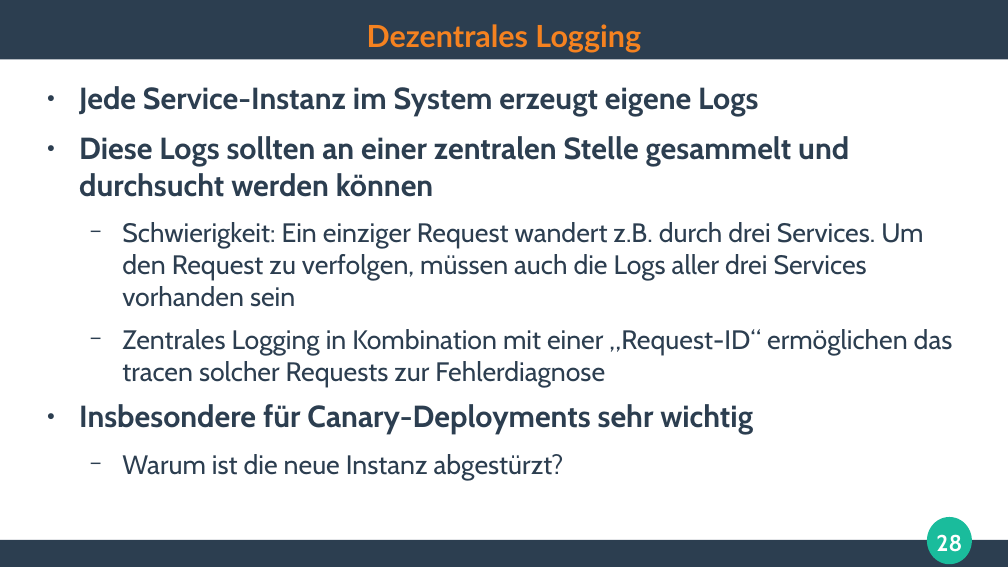
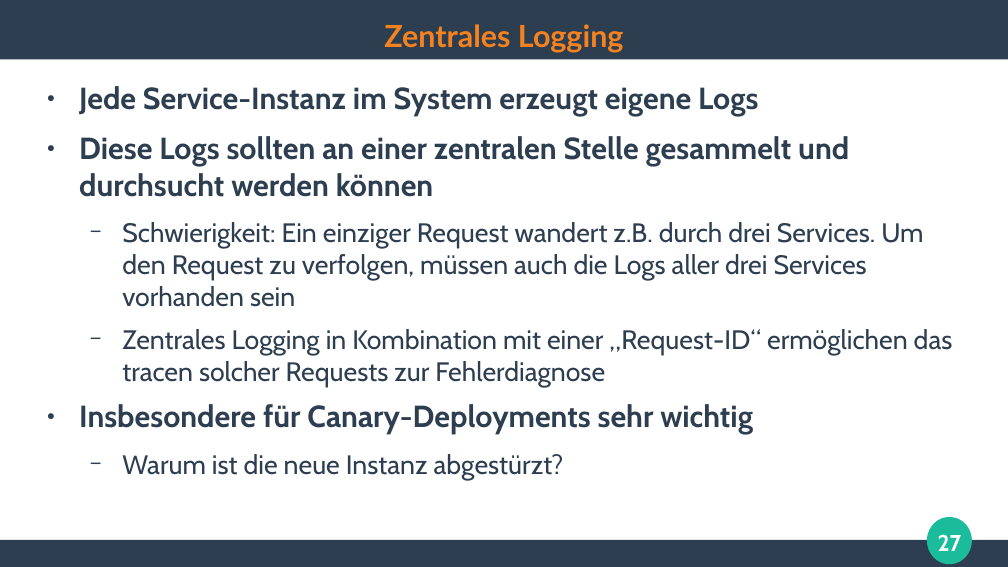
Before and after one commit to ghandmann/HS-AlbSig-WebAnwendungen2, a slide deck: slide 27 of Kapitel/10_Microservice_Architecture.odp (slide 28 before the commit). Drawn at 1008x567 pixels with LibreOffice and Linux fonts; fonts in the diff are those of the drawing. Boxes give left, top, right and bottom in pixels: in the first picture for what was removed or moved away, otherwise in the second. Text is boxed around its words. In the diff, an @@ line names an element or a change of style, - is before the commit and + after.

Commit message:
minor changes

```diff
--- a/Kapitel/10_Microservice_Architecture.odp
+++ b/Kapitel/10_Microservice_Architecture.odp
@@ title at <box>384,24,624,53</box>: text changed @@
-Dezentrales Logging
+Zentrales Logging
@@ page number at <box>938,534,962,551</box>: text changed @@
-28
+27
```
Also in this commit, not shown: 1 slide removed.
